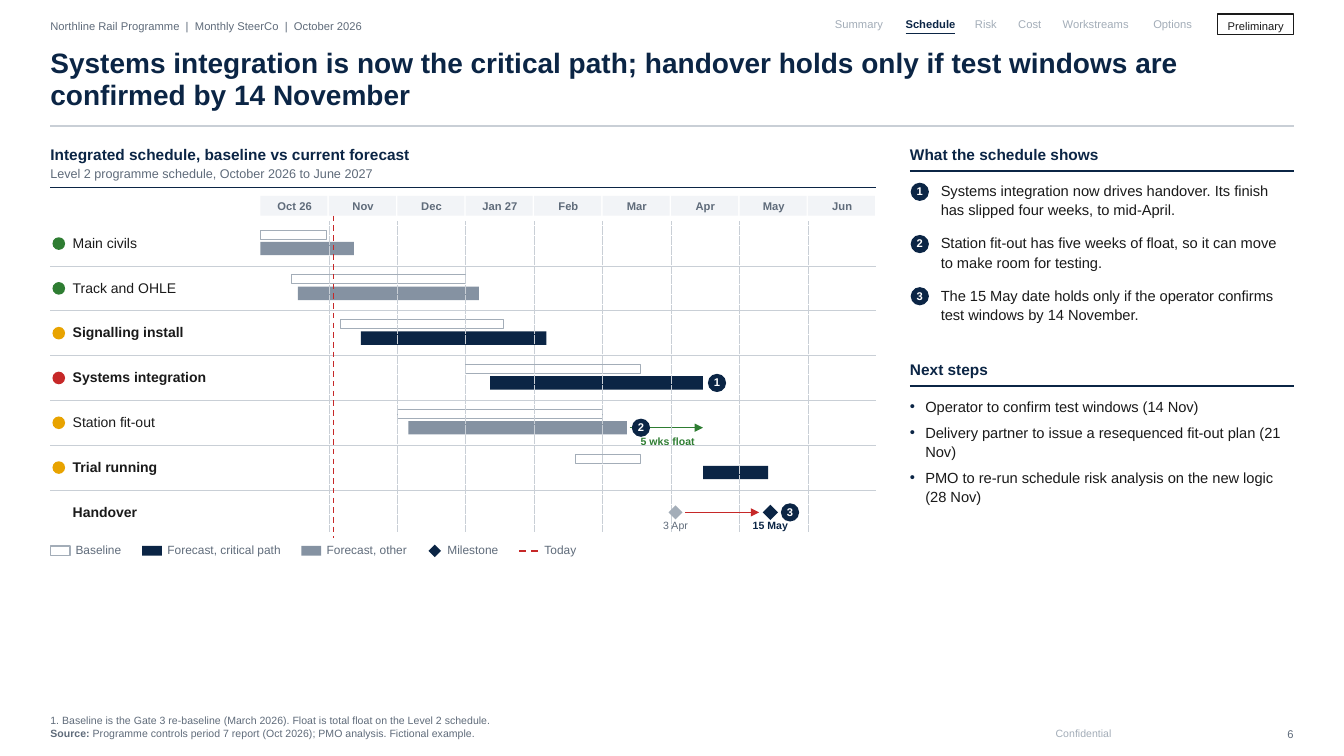
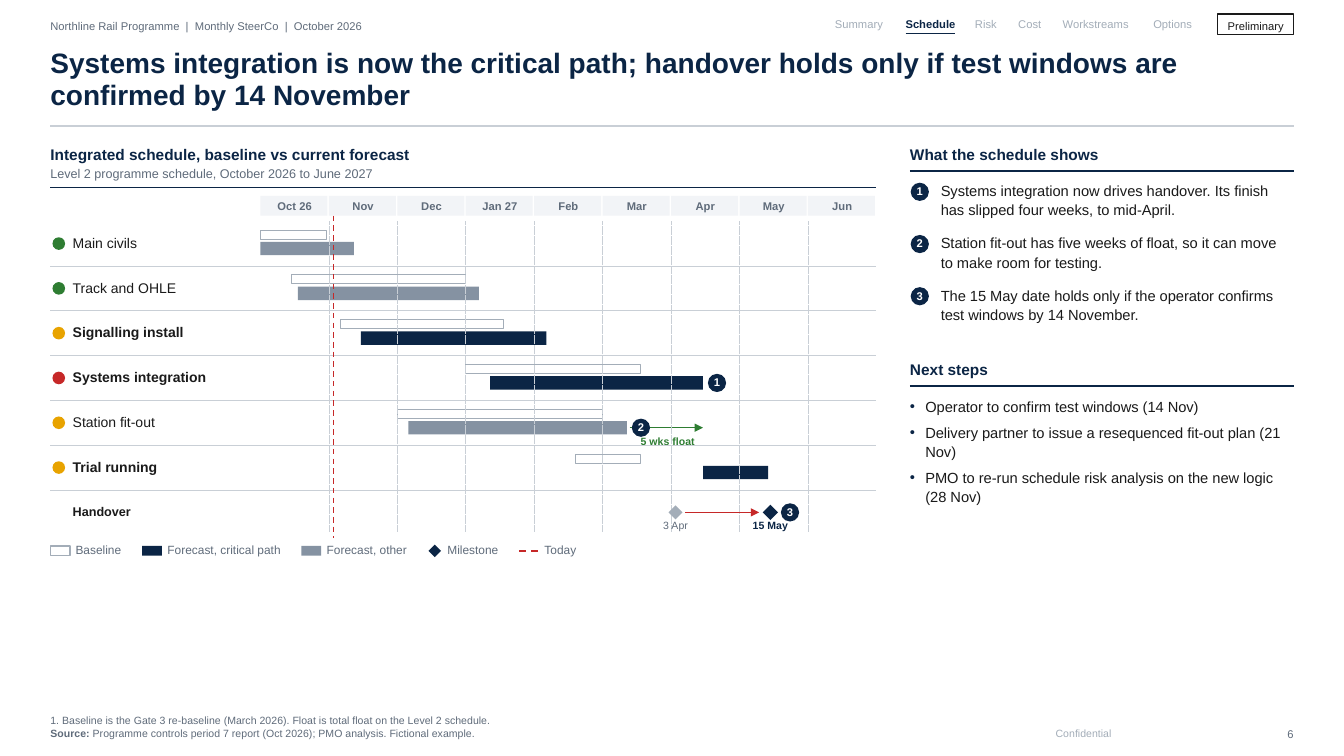
Before and after one commit to ali-lari1/consulting-deck-studio, a slide deck: slide 6 of examples/northline-rail-steerco/deck.pptx. Drawn at 1344x756 pixels with LibreOffice and Linux fonts; fonts in the diff are those of the drawing. Boxes give left, top, right and bottom in pixels: in the first picture for what was removed or moved away, otherwise in the second. Text is boxed around its words. In the diff, an @@ line names an element or a change of style, - is before the commit and + after.

```diff
--- a/examples/northline-rail-steerco/deck.pptx
+++ b/examples/northline-rail-steerco/deck.pptx
@@ text "Handover" at (73,507,131,516): size 10 to 9 pt; line spacing 12pt to 9.9pt @@
```
Also in this commit, not shown: 50 other files.
